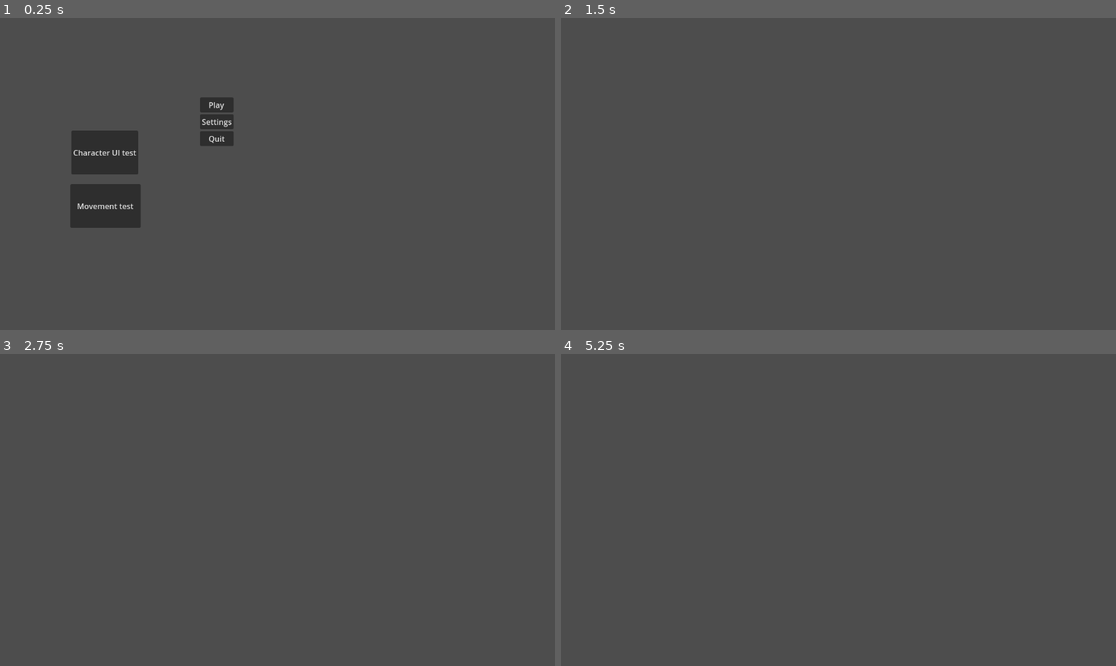
Above: before the commit, frames 1-4 (two rows, left to right).
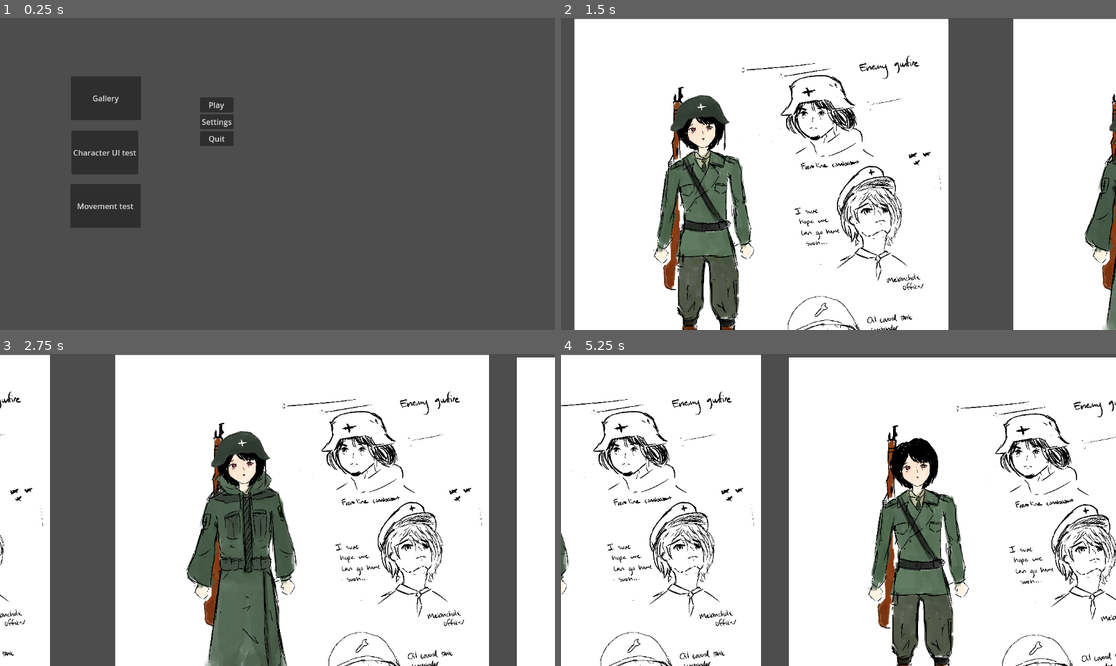
Above: after the commit, the same moments.

Repository: kiennguyenGH/TacticsPitch
Game: Godot game, scene res://Main Menu/main.tscn
The game is run twice, just before and just after one commit, with the same random seed, the same clock (stepped at 60 frames per second) and the same inputs.
Inputs (mouse positions are in pixels of both pictures, inside the frame that each line leads up to):
- Up to frame 1 (0.25 s): no input
- Up to frame 2 (1.5 s): click (666, 99) at 0.5 s, where only the run after the commit has a clickable "Gallery"; click (777, 105) at 1.25 s, where only the run before the commit has a clickable "Play"
- Up to frame 3 (2.75 s): tap Enter at 2 s; move the mouse to (399, 494) at 2.02 s; hold Right (ui_right) from 2.03 s (still down); click (399, 494) at 2.1 s
- Up to frame 4 (5.25 s): move the mouse to (727, 525) at 2.77 s; release Right (ui_right) at 2.78 s; hold Down (ui_down) 2.78-3.53 s; click (727, 525) at 2.85 s; move the mouse to (894, 441) at 3.52 s; hold Right (ui_right) 3.53-4.28 s; click (894, 441) at 3.6 s; move the mouse to (810, 572) at 4.27 s; hold Up (ui_up) 4.28-5.03 s; click (810, 572) at 4.35 s; move the mouse to (1005, 556) at 5.02 s; hold Left (ui_left) from 5.03 s (still down); click (1005, 556) at 5.1 s

The runs differ from the first frame. In frame 1, 1.7% of the frame differs, in the area x 12-26%, y 18-33%; in frame 2, 82%; in frame 3, 78%; in frame 4, 91%, in the area x 0-100%, y 0-100%.

Commit message:
gallery mode added

Diff:
--- /dev/null
+++ b/Camera2D.gd
@@ -0,0 +1,12 @@
+extends CharacterBody2D
+
+@onready var camera = $Camera2D
+@export var speed = 1000
+
+func get_input():
+	var input_direction = Input.get_vector("ui_left", "ui_right", "ui_up", "ui_down")
+	velocity = input_direction * speed
+
+func _physics_process(delta):
+	get_input()
+	move_and_slide()
--- a/Main Menu/Play.gd
+++ b/Main Menu/Play.gd
@@ -2,7 +2,7 @@
 
 ## play button
 func _on_pressed():
-	get_tree().change_scene_to_file("res://leveltest.tscn")
+	get_tree().change_scene_to_file("res://isometric_test.tscn")
 
 
 ## quit button
@@ -20,3 +20,7 @@
 
 func _on_movement_test_pressed():
 	get_tree().change_scene_to_file("res://isometric_test.tscn")
+
+
+func _on_gallery_pressed():
+	get_tree().change_scene_to_file("res://gallery.tscn")
--- a/Main Menu/main.tscn
+++ b/Main Menu/main.tscn
@@ -31,6 +31,18 @@
 text = "Movement test
 "
 
+[node name="Gallery" type="Button" parent="."]
+anchors_preset = -1
+anchor_left = -1.02743
+anchor_top = 0.0464567
+anchor_right = -1.02743
+anchor_bottom = 0.0464567
+offset_left = -268.0
+offset_top = -44.0
+offset_right = -122.0
+offset_bottom = 47.0
+text = "Gallery"
+
 [node name="MarginContainer" type="MarginContainer" parent="."]
 offset_right = 40.0
 offset_bottom = 40.0
@@ -56,6 +68,7 @@
 
 [connection signal="pressed" from="Character Ui test" to="MarginContainer/VBoxContainer/Play" method="_on_character_ui_test_pressed"]
 [connection signal="pressed" from="Movement Test" to="MarginContainer/VBoxContainer/Play" method="_on_movement_test_pressed"]
+[connection signal="pressed" from="Gallery" to="MarginContainer/VBoxContainer/Play" method="_on_gallery_pressed"]
 [connection signal="pressed" from="MarginContainer/VBoxContainer/Play" to="MarginContainer/VBoxContainer/Play" method="_on_pressed"]
 [connection signal="pressed" from="MarginContainer/VBoxContainer/Settings" to="MarginContainer/VBoxContainer/Play" method="_on_settings_pressed"]
 [connection signal="pressed" from="MarginContainer/VBoxContainer/Quit" to="MarginContainer/VBoxContainer/Play" method="_on_quit_pressed"]
--- /dev/null
+++ b/gallery.tscn
@@ -0,0 +1,77 @@
+[gd_scene load_steps=13 format=3 uid="uid://c5o5twvbdlpdw"]
+
+[ext_resource type="Texture2D" uid="uid://23lbw2qd5i30" path="res://Enemy-Sheet.png" id="2_37lif"]
+[ext_resource type="Texture2D" uid="uid://d3a87064q13qq" path="res://unit.png" id="3_d0s1l"]
+[ext_resource type="Texture2D" uid="uid://51x0c8ohlvsw" path="res://Gallery/empty.jpg" id="4_o3oii"]
+[ext_resource type="Texture2D" uid="uid://duqh67gntoqvq" path="res://Gallery/full.jpg" id="4_t1vld"]
+[ext_resource type="Texture2D" uid="uid://c6crn5nohpt0m" path="res://Gallery/gamepitch.png" id="5_herae"]
+[ext_resource type="Texture2D" uid="uid://vis2pp147rhr" path="res://Gallery/half.jpg" id="5_qyqct"]
+[ext_resource type="Texture2D" uid="uid://ds5ornutjlxy8" path="res://Gallery/Illustrationalt.png" id="6_c2d30"]
+[ext_resource type="Script" path="res://Camera2D.gd" id="6_dtumt"]
+[ext_resource type="Texture2D" uid="uid://bqgv6u8l583df" path="res://Gallery/image.png" id="8_57ixd"]
+[ext_resource type="Texture2D" uid="uid://bo44pgtiva0tk" path="res://Gallery/sketchbook.png" id="9_hrkbt"]
+[ext_resource type="Texture2D" uid="uid://s8lacvujc3uy" path="res://Gallery/imagejan.png" id="10_7dow6"]
+
+[sub_resource type="RectangleShape2D" id="RectangleShape2D_qvl1w"]
+
+[node name="Node2D" type="Node2D"]
+
+[node name="Sprite2D" type="Sprite2D" parent="."]
+position = Vector2(750, 316)
+scale = Vector2(2.94881, 2.94881)
+texture = ExtResource("2_37lif")
+
+[node name="Sprite2D2" type="Sprite2D" parent="."]
+position = Vector2(783, 105)
+scale = Vector2(3.32, 3.32)
+texture = ExtResource("3_d0s1l")
+
+[node name="Sprite2D3" type="Sprite2D" parent="."]
+position = Vector2(26, 542)
+scale = Vector2(0.156247, 0.156247)
+texture = ExtResource("4_o3oii")
+
+[node name="Sprite2D5" type="Sprite2D" parent="."]
+position = Vector2(-808, 537)
+scale = Vector2(0.156247, 0.156247)
+texture = ExtResource("4_t1vld")
+
+[node name="Sprite2D6" type="Sprite2D" parent="."]
+position = Vector2(-1719, 537)
+scale = Vector2(0.156247, 0.156247)
+texture = ExtResource("5_qyqct")
+
+[node name="Sprite2D7" type="Sprite2D" parent="."]
+position = Vector2(807, 970)
+scale = Vector2(0.276247, 0.276247)
+texture = ExtResource("6_c2d30")
+
+[node name="Sprite2D4" type="Sprite2D" parent="."]
+position = Vector2(1671, 379)
+scale = Vector2(0.316242, 0.316242)
+texture = ExtResource("5_herae")
+
+[node name="Sprite2D8" type="Sprite2D" parent="."]
+position = Vector2(1510, 1200)
+scale = Vector2(2.07624, 2.07624)
+texture = ExtResource("8_57ixd")
+
+[node name="Sprite2D10" type="Sprite2D" parent="."]
+position = Vector2(-15, 1577)
+scale = Vector2(2.55624, 2.55624)
+texture = ExtResource("9_hrkbt")
+
+[node name="Sprite2D9" type="Sprite2D" parent="."]
+position = Vector2(3122, 901)
+scale = Vector2(2.39624, 2.39624)
+texture = ExtResource("10_7dow6")
+
+[node name="CharacterBody2D" type="CharacterBody2D" parent="."]
+position = Vector2(-2124, 22)
+script = ExtResource("6_dtumt")
+
+[node name="Camera2D" type="Camera2D" parent="CharacterBody2D"]
+position = Vector2(565, 289)
+
+[node name="CollisionShape2D" type="CollisionShape2D" parent="CharacterBody2D"]
+shape = SubResource("RectangleShape2D_qvl1w")
Binary file added: Gallery/Illustrationalt.png
Not shown, added: Gallery/Illustrationalt.png.import
Binary file added: Gallery/empty.jpg
Not shown, added: Gallery/empty.jpg.import
Binary file added: Gallery/full.jpg
Not shown, added: Gallery/full.jpg.import
Binary file added: Gallery/gamepitch.png
Not shown, added: Gallery/gamepitch.png.import
Binary file added: Gallery/half.jpg
Not shown, added: Gallery/half.jpg.import
Binary file added: Gallery/image.png
Not shown, added: Gallery/image.png.import
(and 4 more such lines)
